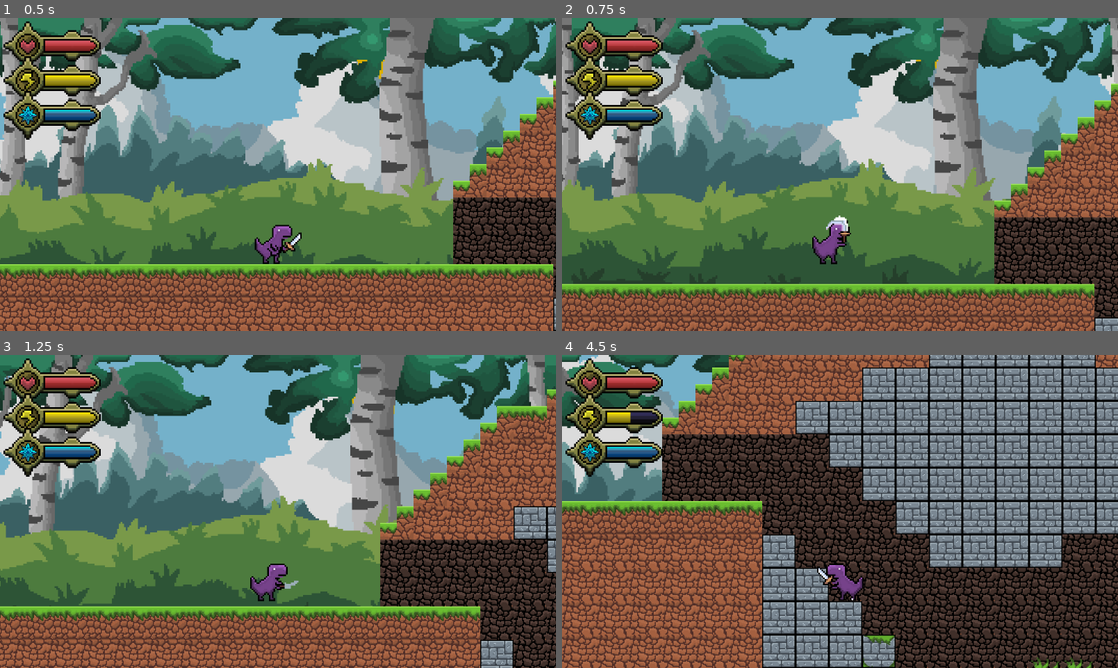
Above: before the commit, frames 1-4 (two rows, left to right).
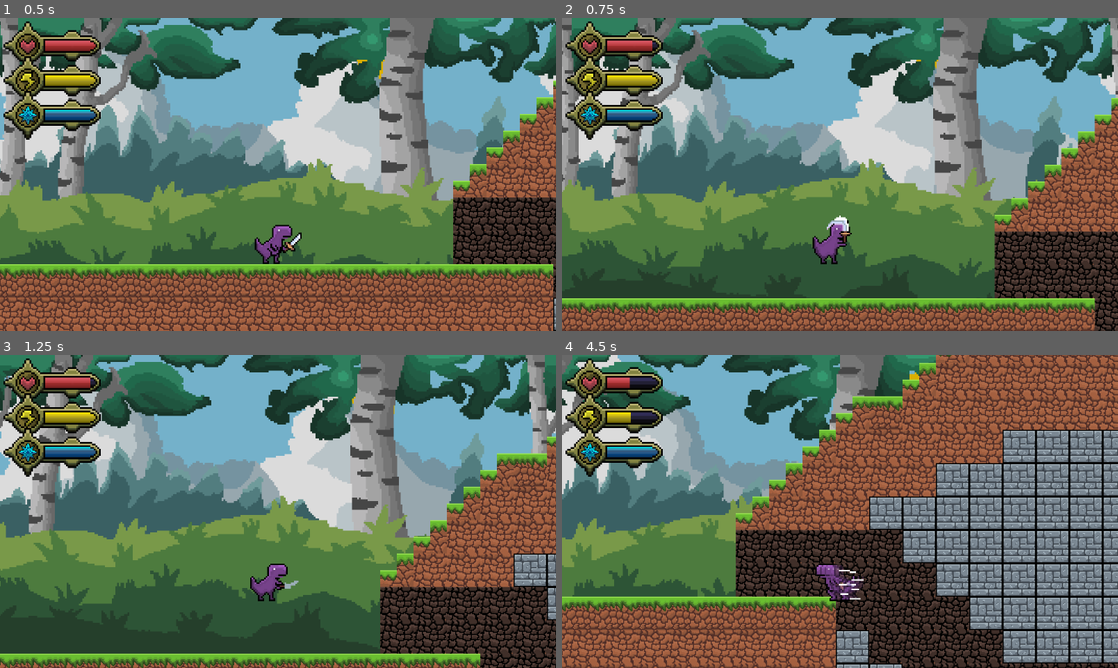
Above: after the commit, the same moments.

Repository: LeeTuah/rexvalley
Game: Godot game, scene res://game_manager.tscn
Two runs of this game, one before a commit and one after it. Both use one fixed random seed, a clock stepped at 60 frames per second and the inputs below.
Inputs (mouse positions are in pixels of both pictures, inside the frame that each line leads up to):
- Up to frame 1 (0.5 s): no input
- Up to frame 2 (0.75 s): tap Space at 0.5 s; move the mouse to (962, 158) at 0.52 s; hold Right (ui_right) from 0.53 s (still down); hold Right mouse button (magic_initiate) from 0.53 s (still down); click (962, 158) at 0.67 s
- Up to frame 3 (1.25 s): keep holding Right (ui_right); keep holding Right mouse button (magic_initiate); tap Enter (ui_accept) at 0.77, 1.07 s; tap 2 (magic_shield) at 0.8 s
- Up to frame 4 (4.5 s): move the mouse to (728, 527) at 1.27 s; release Right mouse button (magic_initiate) at 1.28 s; tap 2 (magic_shield) at 1.35 s; tap Enter (ui_accept) at 1.52, 1.82, 3.02, 3.32, 3.77, 4.07 s; click (728, 527) at 1.55 s; move the mouse to (895, 442) at 2.02 s; release Right (ui_right) at 2.03 s; hold Left (ui_left) 2.03-2.78 s; click (895, 442) at 2.1 s; tap C (ui_dash) at 2.3, 2.85 s; move the mouse to (812, 574) at 2.77 s; hold Right (ui_right) 2.78-4.28 s; click (812, 574) at 2.92 s; tap R (ui_look_down) at 3.05 s; move the mouse to (1006, 558) at 3.52 s; hold R (ui_look_down) 3.53-4.28 s; tap Shift (ui_sprint) at 3.8, 4.35 s; move the mouse to (673, 464) at 4.27 s; hold Left (ui_left) from 4.28 s (still down)

Frame 1 is identical in both runs. In frame 2, 19% of the frame differs, in the area x 0-100%, y 7-100%; in frame 3, 31%; in frame 4, 82%, in the area x 0-100%, y 0-100%.

Commit message:
Added plunge fall and land mechanic, improved player jump mechanics, and updated zombie attack and many more bugs and quality of life changes

Diff:
--- a/scenes/bosses/boss_level_0.gd
+++ b/scenes/bosses/boss_level_0.gd
@@ -29,6 +29,8 @@
 	add_child(death_timer)
 	death_timer.wait_time = 0.4
 	death_timer.connect("timeout", queue_free)
+
+
 
 
 func take_damage(damage: float, _direction: Vector2, _knockback: float, _knockback_cooldown: float) -> void:
--- a/scenes/player/player.gd
+++ b/scenes/player/player.gd
@@ -23,7 +23,12 @@
 const DASH_DURATION = 0.30;
 const DASH_STAMINA_COST = 25.0;
 
-# ime when inputs are not allowed during an animation
+const COYOTE_TIME = 0.15;
+const JUMP_BUFFER_TIME = 0.15;
+var coyote_timer = 0.0;
+var jump_buffer_timer = 0.0;
+
+#time when inputs are not allowed during an animation
 var idle_time = 0.0;
 var IDLE_TIMES = {
 	"sword_slash1": 0.4,
@@ -35,7 +40,9 @@
 	"shield": 		1.67,
 	"dash_1": 0.5,
 	"dash_2": DASH_DURATION,
-	"dash_3": 0.4
+	"dash_3": 0.4,
+	"plunge_fall": 99.0, #to make it infinite
+	"plunge_land": 0.5,
 };
 
 # sword slash 1,2,3 damages
@@ -45,6 +52,8 @@
 	"sword_slash2": [13.0, 50.0, 2.3, -1.2],
 	"sword_slash3": [16.0, 50.0, 2.3, -1.2],
 	"thrust": 		[25.0, 130.0, 2.0,  0.0],
+	"plunge_fall":  [20.0, 100.0, 1.0, -2.0],
+	"plunge_land":  [35.0, 400.0, 2.5, -1.0],
 };
 
 # sprint variables
@@ -69,6 +78,8 @@
 var can_input = true;
 var direction :float = 1
 var thrust_direction = 1;
+
+var shield_timer = 0.0;
 
 # disabling all hitboxes hitboxes
 func disable_all_hitboxes():
@@ -85,6 +96,7 @@
 func trigger_camera_shake():
 	current_camera_shake = max_camera_shake;
 
+
 # all player movements happen here
 func _physics_process(delta: float) -> void:
 
@@ -122,6 +134,10 @@
 	#thrust movement calculation
 	elif (animated_sprite.animation == "thrust" and animated_sprite.is_playing()):
 		velocity.x = thrust_direction * SPEED * 130 * delta;
+	elif (animated_sprite.animation == "plunge_fall"):
+		velocity.y = 1200.0;
+		velocity.x = 0;
+
 	else:
 		if direction:
 			velocity.x = direction * speed;
@@ -132,8 +148,14 @@
 
 	if not was_on_floor and is_on_floor():
 		is_jumping = false;
-		if can_input:
+		coyote_timer = 0.0;
+
+		if (animated_sprite.animation == "plunge_fall"):
+			animated_sprite.play("plunge_land");
+		elif can_input:
 			animated_sprite.play("jumping_3");
+	elif was_on_floor and not is_on_floor() and not is_jumping:
+		coyote_timer = COYOTE_TIME;
 
 	for i in get_slide_collision_count():
 		var collision = get_slide_collision(i)
@@ -147,7 +169,10 @@
 			var tile_data = collider.get_cell_tile_data(map_pos);
 
 			if tile_data and tile_data.get_custom_data("damaging_obstacle"):
-				global.current_health -= 5 * delta
+				var damage_amount = 5 * delta;
+				if animated_sprite.animation == "shield":
+					damage_amount *= 0.2;
+				global.current_health -= damage_amount;
 
 func _ready() -> void:
 	global.player_position = position;
@@ -172,6 +197,11 @@
 		$sword_hitbox.scale.x = velocity_condition;
 		$player_collision_box.scale.x = velocity_condition;
 		walking_particles.position.x = 35.0 if velocity.x < 0 else -35.0;
+
+	if animated_sprite.animation == "plunge_fall":
+		animated_sprite.rotation = deg_to_rad(90) * ($sword_hitbox.scale.x);
+	else:
+		animated_sprite.rotation = 0;
 
 	# sprint cooldown
 	if not can_run:
@@ -181,16 +211,23 @@
 
 	if jump_timer > 0.0 and Input.is_action_pressed("ui_accept"):
 		jump_timer -= delta;
-		velocity.y = JUMP_VELOCITY * jumping_time;
+		velocity.y = JUMP_VELOCITY * 0.55;
 
 	elif Input.is_action_just_released("ui_accept") or jump_timer <= 0.0:
 		jump_timer = 0.0;
 		is_jumping = false;
 
+	if coyote_timer > 0.0:
+		coyote_timer -= delta;
+	if jump_buffer_timer > 0.0:
+		jump_buffer_timer -= delta;
+	if Input.is_action_just_pressed("ui_accept"):
+		jump_buffer_timer = JUMP_BUFFER_TIME;
+
 	if can_input:
 		var anim = animated_sprite.animation;
 
-		if Input.is_action_just_pressed("ui_dash") and global.current_stamina >= DASH_STAMINA_COST :
+		if Input.is_action_just_pressed("ui_sprint") and global.current_stamina >= DASH_STAMINA_COST :
 			animated_sprite.play("dash_1");
 			can_input = false;
 			idle_time = 0.0;
@@ -198,13 +235,20 @@
 			walking_particles.emitting = false;
 			# $player_collision_box.set_deferred("disabled", true);
 
-		elif (Input.is_action_just_pressed("ui_accept") and is_on_floor()):
+		elif (jump_buffer_timer > 0.0 and (is_on_floor() or coyote_timer > 0.0)):
 			idle_time = 0.0;
 			walking_particles.emitting = false;
-
-			velocity.y = JUMP_VELOCITY * jumping_time;
+			velocity.y = JUMP_VELOCITY * 0.55;
 			is_jumping = true;
 			jump_timer = jumping_time;
+			jump_buffer_timer = 0.0;
+			coyote_timer = 0.0;
+
+		elif (Input.is_action_just_pressed("ui_attack") and Input.is_action_pressed("ui_look_down") and not is_on_floor()):
+			animated_sprite.play("plunge_fall");
+			can_input = false;
+			idle_time = 0.0;
+			$sword_hitbox/sword_thrust_hitbox.set_deferred("disabled", false);
 
 		elif (Input.is_action_just_pressed("ui_attack")):
 			animated_sprite.play("sword_slash1");
@@ -232,6 +276,7 @@
 				can_input = false;
 
 				idle_time = 0.0;
+				shield_timer = 0.0;
 				global.current_mana -= 35;
 				magic_done = true;
 
@@ -249,13 +294,16 @@
 
 		elif not is_on_floor():
 			walking_particles.emitting = false;
+			if(Input.is_action_pressed("ui_sprint") and can_run and direction != 0):
+				global.current_stamina -= STAMINA_DECREASE_RATE * delta;
+
 			if not (anim.begins_with("fireball") or anim == "shield" or anim == "thrust"):
 				if animated_sprite.animation != "jumping_2":
 					animated_sprite.play("jumping_2");
 			if global.current_stamina < 0:
 				global.current_stamina = 0;
 
-		elif ((Input.is_action_pressed("ui_left") or Input.is_action_pressed("ui_right")) and is_on_floor()):
+		elif (direction != 0 and is_on_floor()):
 			walking_particles.emitting = true;
 
 			# sprinting
@@ -286,6 +334,8 @@
 		walking_particles.emitting = false;
 		idle_time += delta;
 		var anim = animated_sprite.animation;
+		if anim == "shield":
+			shield_timer += delta;
 
 		if IDLE_TIMES.has(anim) and idle_time >= IDLE_TIMES[anim]: # checking counter wait time from dictionary above
 			idle_time = 0.0;
@@ -364,6 +414,7 @@
 	global.player_position = position;
 	walking_particles.emitting = walking_particles.emitting if is_on_floor() else false;
 
+
 # sword attacks hitboxes check for enemy attacks
 func _on_sword_hitbox_body_entered(body: Node2D) -> void:
 	if (body.has_method("take_damage")):
@@ -372,3 +423,16 @@
 			DAMAGE_OUTPUTS[anim][0], Vector2(global.player_direction,DAMAGE_OUTPUTS[anim][3]),
 			DAMAGE_OUTPUTS[anim][1], DAMAGE_OUTPUTS[anim][2]
 		);
+
+
+func take_damage(amount: float, knockback_dir: Vector2 = Vector2.ZERO, knockback_force :float = 0.0, knockback_cd :float = 0.0):
+	if animated_sprite.animation == "shield":
+		if shield_timer <= 0.2:
+			amount = 0;
+			global.current_mana += 20;
+			global.current_stamina += 20;
+			trigger_camera_shake();
+		else:
+			amount *= 0.2;
+
+	global.damage_player(amount);
--- a/scenes/player/player.tscn
+++ b/scenes/player/player.tscn
@@ -112,6 +112,22 @@
 atlas = ExtResource("4_h17s1")
 region = Rect2(288, 0, 32, 32)
 
+[sub_resource type="AtlasTexture" id="AtlasTexture_fvjb1"]
+atlas = ExtResource("4_h17s1")
+region = Rect2(160, 0, 32, 32)
+
+[sub_resource type="AtlasTexture" id="AtlasTexture_bysbl"]
+atlas = ExtResource("4_h17s1")
+region = Rect2(224, 0, 32, 32)
+
+[sub_resource type="AtlasTexture" id="AtlasTexture_2wy34"]
+atlas = ExtResource("4_h17s1")
+region = Rect2(256, 0, 32, 32)
+
+[sub_resource type="AtlasTexture" id="AtlasTexture_ymths"]
+atlas = ExtResource("4_h17s1")
+region = Rect2(288, 0, 32, 32)
+
 [sub_resource type="AtlasTexture" id="AtlasTexture_75vfm"]
 atlas = ExtResource("3_gmlin")
 region = Rect2(0, 0, 32, 32)
@@ -404,6 +420,28 @@
 "loop": 0,
 "name": &"jumping_3",
 "speed": 10.0
+}, {
+"frames": [{
+"duration": 1.0,
+"texture": SubResource("AtlasTexture_fvjb1")
+}],
+"loop": 1,
+"name": &"plunge_fall",
+"speed": 5.0
+}, {
+"frames": [{
+"duration": 1.0,
+"texture": SubResource("AtlasTexture_bysbl")
+}, {
+"duration": 1.0,
+"texture": SubResource("AtlasTexture_2wy34")
+}, {
+"duration": 1.0,
+"texture": SubResource("AtlasTexture_ymths")
+}],
+"loop": 0,
+"name": &"plunge_land",
+"speed": 5.0
 }, {
 "frames": [{
 "duration": 1.0,
@@ -681,7 +719,7 @@
 position = Vector2(1, -1)
 scale = Vector2(4.5, 4.5)
 sprite_frames = SubResource("SpriteFrames_01hqx")
-animation = &"dash_1"
+animation = &"plunge_land"
 
 [node name="player_collision_box" type="CollisionPolygon2D" parent="." unique_id=609036338]
 position = Vector2(1, 0)
--- a/scenes/zombie/zombie.gd
+++ b/scenes/zombie/zombie.gd
@@ -49,6 +49,7 @@
 		$zombie_hitbox.set_deferred("disabled", true);
 
 		death_timer.start();
+
 
 	else:
 		damage_blood.emitting = true;
@@ -117,6 +118,7 @@
 	move_and_slide()
 
 
+
 func _process(_delta: float) -> void:
 	player_to_zombie_dirn = sign((global.player_position.x - position.x));
 
Binary file changed: assets/tiles/obstacles.png
